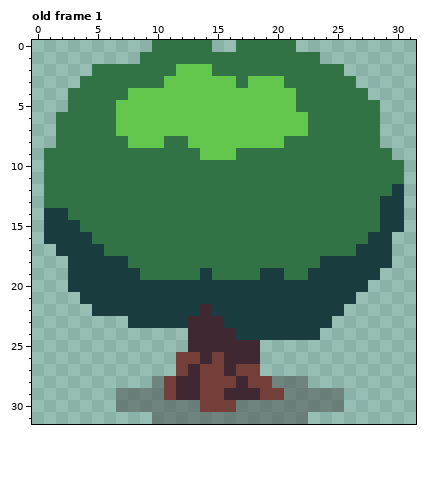
Pixel-art file: world/objects/trees/tree1.aseprite. The first picture shows the starting point.
32x32 pixels, 1 frame. Shown: old frame 1.
The same view after the edit:
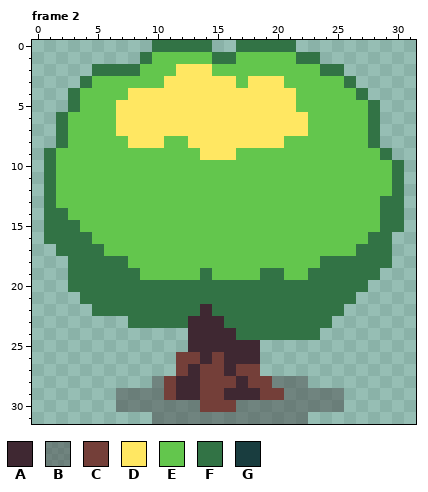
Palette (. is transparent): A #3f2832  B #4b4b4b80  C #743f39  D #ffe762  E #63c64d  F #327345  G #193d3f
A new or re-ordered frame is compared with the old frame closest to it.
Changes in this commit:
frames 1 -> 2
Changed rows in their new state; - is an unchanged pixel.
Frame 2 is new; against old frame 1, layer "Layer 1":
first column x 1:
 1 ---------EEEEE--EEEEE---------
 2 --------EEEDDDEEEEEEEEE-------
 3 ----EEEEEEDDDDDDEDDDEEEEE-----
 4 ---EEEEDDDDDDDDDDDDDDEEEEE----
 5 ---EEEDDDDDDDDDDDDDDDEEEEEE---
 6 --EEEEDDDDDDDDDDDDDDDDEEEEE---
 7 --EEEEDDDDDDDDDDDDDDDDEEEEE---
 8 --EEEEEDDDEEDDDDDDDDEEEEEEE---
 9 -EEEEEEEEEEEEDDDEEEEEEEEEEEE--
10 -EEEEEEEEEEEEEEEEEEEEEEEEEEEE-
11 -EEEEEEEEEEEEEEEEEEEEEEEEEEEE-
12 -EEEEEEEEEEEEEEEEEEEEEEEEEEEEF
13 -EEEEEEEEEEEEEEEEEEEEEEEEEEEFF
14 FFEEEEEEEEEEEEEEEEEEEEEEEEEEFF
15 FFFEEEEEEEEEEEEEEEEEEEEEEEEEFF
16 FFFFEEEEEEEEEEEEEEEEEEEEEEEFF-
17 -FFFFEEEEEEEEEEEEEEEEEEEEEFFF-
18 --FFFFFEEEEEEEEEEEEEEEEFFFFFF-
19 --FFFFFFEEEEEFEEEEFFEEFFFFFF--
20 --FFFFFFFFFFFFFFFFFFFFFFFFF---
21 ---FFFFFFFFFFFFFFFFFFFFFFF----
22 ----FFFFFFFFF-FFFFFFFFFFF-----
23 -------FFFFF---FFFFFFFFF------
24 ----------------FFFFFFF-------
